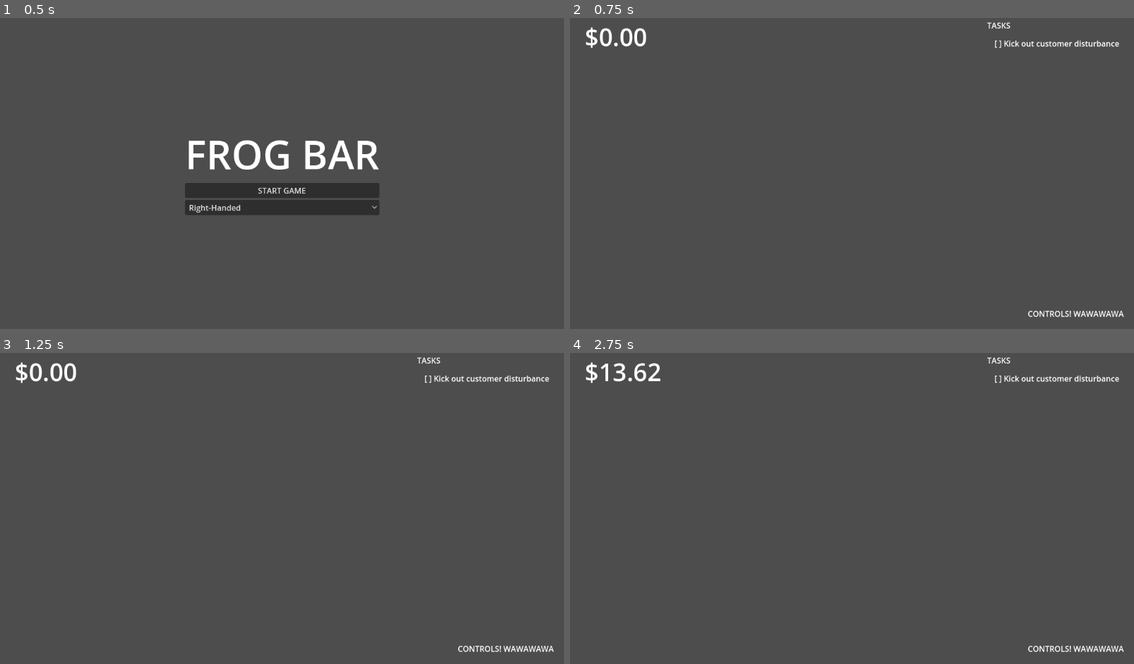
Above: before the commit, frames 1-4 (two rows, left to right).
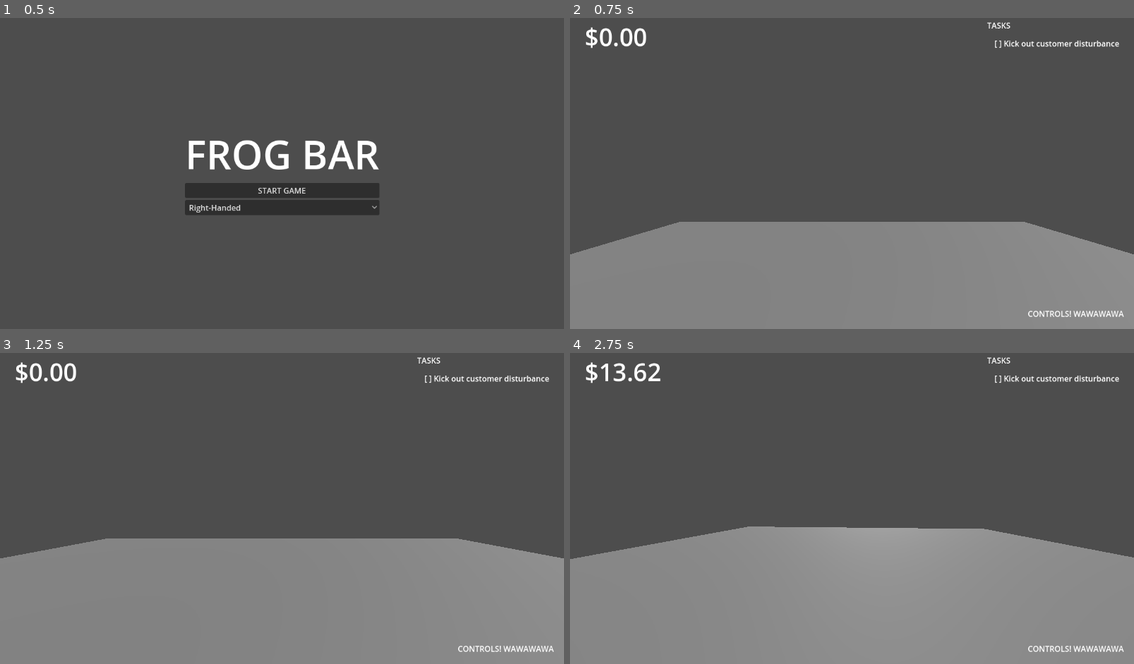
Above: after the commit, the same moments.

Repository: csweet22/FrogBar
Game: Godot game, scene res://Menus/main_menu.tscn
Same seed, same stepped clock (60 frames per second), same inputs: the game is played once before the commit and once after it.
Inputs:
- Up to frame 1 (0.5 s): no input
- Up to frame 2 (0.75 s): click "START GAME" at 0.5 s
- Up to frame 3 (1.25 s): no input
- Up to frame 4 (2.75 s): tap Enter (ui_accept) at 1.25, 1.52, 1.55, 1.82, 2.1, 2.27, 2.57 s; hold Right (ui_right) 1.28-2.03 s; hold Space (interact, bound only after the commit) 1.28-2.03 s; hold Down (ui_down) from 2.03 s (still down); tap Space (interact, bound only after the commit) at 2.3 s

Frame 1 is identical in both runs. In frame 2, 32% of the frame differs, in the area x 0-100%, y 65-100%; in frame 3, 39%; in frame 4, 41%, in the area x 0-100%, y 55-100%.

Commit message:
Better, but push could be more clear logic

Diff:
--- a/Entities/player.gd
+++ b/Entities/player.gd
@@ -6,24 +6,32 @@
 
 var tray_contents: Array[Drinks.DrinkType] = []
 
+@export var rotation_speed = 2.0
 
+var can_push: bool = true
+
+func _input(event):
+	if event.is_action_pressed("interact"):
+		interact()
+
+func _process(delta: float) -> void:
+
+	if Input.is_action_pressed("tray_left") and Input.is_action_pressed("tray_right") and can_push:
+		push()
+
+	if Input.is_action_just_released("tray_left") || Input.is_action_just_released("tray_right"):
+		can_push = true
 
 func _physics_process(delta: float) -> void:
 	# Add the gravity.
 	if not is_on_floor():
 		velocity += get_gravity() * delta
 
-	# Handle jump.
-	if Input.is_action_just_pressed("ui_accept") and is_on_floor():
-		velocity.y = JUMP_VELOCITY
-	# Handle jump.
 	if Input.is_action_just_pressed("ui_accept"):
 		GameManager.add_score(5.00)
 
-	# Get the input direction and handle the movement/deceleration.
-	# As good practice, you should replace UI actions with custom gameplay actions.
-	var input_dir := Input.get_vector("ui_left", "ui_right", "ui_up", "ui_down")
-	var direction := (transform.basis * Vector3(input_dir.x, 0, input_dir.y)).normalized()
+	var input_dir := Input.get_vector("move_left", "move_right", "move_up", "move_down")
+	var direction := (transform.basis * Vector3(0, 0, input_dir.y)).normalized()
 	if direction:
 		velocity.x = direction.x * SPEED
 		velocity.z = direction.z * SPEED
@@ -31,12 +39,18 @@
 		velocity.x = move_toward(velocity.x, 0, SPEED)
 		velocity.z = move_toward(velocity.z, 0, SPEED)
 
+	rotate_y( -input_dir.x * rotation_speed * delta )
+
 	move_and_slide()
 
-func on_push():
+func push():
 	# Check what frogs are in front in area2D, call their on_pushed()
+	print("Push!")
+	can_push = false
+
 	pass
 
-func on_interact():
+func interact():
 	# What am I interacting with?
+	print("Interact!")
 	pass
--- a/Entities/player.tscn
+++ b/Entities/player.tscn
@@ -1,6 +1,18 @@
-[gd_scene load_steps=2 format=3 uid="uid://bbbpykewcb80w"]
+[gd_scene load_steps=4 format=3 uid="uid://bbbpykewcb80w"]
 
 [ext_resource type="Script" path="res://Entities/player.gd" id="1_wgqbe"]
 
+[sub_resource type="CapsuleMesh" id="CapsuleMesh_nyny6"]
+
+[sub_resource type="CapsuleShape3D" id="CapsuleShape3D_0uwby"]
+
 [node name="Player" type="CharacterBody3D"]
 script = ExtResource("1_wgqbe")
+
+[node name="MeshInstance3D" type="MeshInstance3D" parent="."]
+transform = Transform3D(1, 0, 0, 0, 1, 0, 0, 0, 1, 0, 1, 0)
+mesh = SubResource("CapsuleMesh_nyny6")
+
+[node name="CollisionShape3D" type="CollisionShape3D" parent="."]
+transform = Transform3D(1, 0, 0, 0, 1, 0, 0, 0, 1, 0, 1, 0)
+shape = SubResource("CapsuleShape3D_0uwby")
--- a/main_level.tscn
+++ b/main_level.tscn
@@ -1,10 +1,26 @@
-[gd_scene load_steps=3 format=3 uid="uid://cv2oe30rc31yb"]
+[gd_scene load_steps=4 format=3 uid="uid://cv2oe30rc31yb"]
 
 [ext_resource type="PackedScene" uid="uid://bbbpykewcb80w" path="res://Entities/player.tscn" id="1_0yw4s"]
 [ext_resource type="PackedScene" uid="uid://dt1algih62327" path="res://Menus/hud_menu.tscn" id="2_68xt6"]
 
+[sub_resource type="Environment" id="Environment_nvwhm"]
+
 [node name="MainLevel" type="Node3D"]
 
 [node name="Player" parent="." instance=ExtResource("1_0yw4s")]
+transform = Transform3D(1, 0, 0, 0, 1, 0, 0, 0, 1, 0, 1, 0)
+
+[node name="Camera3D" type="Camera3D" parent="Player"]
+transform = Transform3D(1, 0, 0, 0, 1, 0, 0, 0, 1, 0, 1.50039, -0.679247)
+environment = SubResource("Environment_nvwhm")
+fov = 90.0
 
 [node name="HudMenu" parent="." instance=ExtResource("2_68xt6")]
+
+[node name="CSGBox3D" type="CSGBox3D" parent="."]
+transform = Transform3D(1, 0, 0, 0, 1, 0, 0, 0, 1, 0, -0.5, 0)
+use_collision = true
+size = Vector3(16, 1, 16)
+
+[node name="DirectionalLight3D" type="DirectionalLight3D" parent="."]
+transform = Transform3D(-0.670564, 0.252909, 0.69741, 0.61303, -0.34051, 0.712915, 0.417778, 0.905588, 0.0732933, 3.47841, 2.61886, 0)
--- a/project.godot
+++ b/project.godot
@@ -19,3 +19,68 @@
 
 GameManager="*res://game_manager.tscn"
 Drinks="*res://drinks.gd"
+
+[input]
+
+move_left={
+"deadzone": 0.5,
+"events": [Object(InputEventKey,"resource_local_to_scene":false,"resource_name":"","device":-1,"window_id":0,"alt_pressed":false,"shift_pressed":false,"ctrl_pressed":false,"meta_pressed":false,"pressed":false,"keycode":0,"physical_keycode":65,"key_label":0,"unicode":97,"location":0,"echo":false,"script":null)
+, Object(InputEventKey,"resource_local_to_scene":false,"resource_name":"","device":-1,"window_id":0,"alt_pressed":false,"shift_pressed":false,"ctrl_pressed":false,"meta_pressed":false,"pressed":false,"keycode":0,"physical_keycode":4194319,"key_label":0,"unicode":0,"location":0,"echo":false,"script":null)
+, Object(InputEventJoypadButton,"resource_local_to_scene":false,"resource_name":"","device":-1,"button_index":13,"pressure":0.0,"pressed":true,"script":null)
+, Object(InputEventJoypadMotion,"resource_local_to_scene":false,"resource_name":"","device":-1,"axis":0,"axis_value":-1.0,"script":null)
+, Object(InputEventJoypadMotion,"resource_local_to_scene":false,"resource_name":"","device":-1,"axis":2,"axis_value":-1.0,"script":null)
+]
+}
+move_right={
+"deadzone": 0.5,
+"events": [Object(InputEventKey,"resource_local_to_scene":false,"resource_name":"","device":-1,"window_id":0,"alt_pressed":false,"shift_pressed":false,"ctrl_pressed":false,"meta_pressed":false,"pressed":false,"keycode":0,"physical_keycode":68,"key_label":0,"unicode":100,"location":0,"echo":false,"script":null)
+, Object(InputEventKey,"resource_local_to_scene":false,"resource_name":"","device":-1,"window_id":0,"alt_pressed":false,"shift_pressed":false,"ctrl_pressed":false,"meta_pressed":false,"pressed":false,"keycode":0,"physical_keycode":4194321,"key_label":0,"unicode":0,"location":0,"echo":false,"script":null)
+, Object(InputEventJoypadButton,"resource_local_to_scene":false,"resource_name":"","device":-1,"button_index":14,"pressure":0.0,"pressed":true,"script":null)
+, Object(InputEventJoypadMotion,"resource_local_to_scene":false,"resource_name":"","device":-1,"axis":0,"axis_value":1.0,"script":null)
+, Object(InputEventJoypadMotion,"resource_local_to_scene":false,"resource_name":"","device":-1,"axis":2,"axis_value":1.0,"script":null)
+]
+}
+move_up={
+"deadzone": 0.5,
+"events": [Object(InputEventKey,"resource_local_to_scene":false,"resource_name":"","device":-1,"window_id":0,"alt_pressed":false,"shift_pressed":false,"ctrl_pressed":false,"meta_pressed":false,"pressed":false,"keycode":0,"physical_keycode":87,"key_label":0,"unicode":119,"location":0,"echo":false,"script":null)
+, Object(InputEventKey,"resource_local_to_scene":false,"resource_name":"","device":-1,"window_id":0,"alt_pressed":false,"shift_pressed":false,"ctrl_pressed":false,"meta_pressed":false,"pressed":false,"keycode":0,"physical_keycode":4194320,"key_label":0,"unicode":0,"location":0,"echo":false,"script":null)
+, Object(InputEventJoypadButton,"resource_local_to_scene":false,"resource_name":"","device":-1,"button_index":11,"pressure":0.0,"pressed":true,"script":null)
+, Object(InputEventJoypadMotion,"resource_local_to_scene":false,"resource_name":"","device":-1,"axis":1,"axis_value":-1.0,"script":null)
+, Object(InputEventJoypadMotion,"resource_local_to_scene":false,"resource_name":"","device":-1,"axis":3,"axis_value":-1.0,"script":null)
+]
+}
+move_down={
+"deadzone": 0.5,
+"events": [Object(InputEventKey,"resource_local_to_scene":false,"resource_name":"","device":-1,"window_id":0,"alt_pressed":false,"shift_pressed":false,"ctrl_pressed":false,"meta_pressed":false,"pressed":false,"keycode":0,"physical_keycode":83,"key_label":0,"unicode":115,"location":0,"echo":false,"script":null)
+, Object(InputEventKey,"resource_local_to_scene":false,"resource_name":"","device":-1,"window_id":0,"alt_pressed":false,"shift_pressed":false,"ctrl_pressed":false,"meta_pressed":false,"pressed":false,"keycode":0,"physical_keycode":4194322,"key_label":0,"unicode":0,"location":0,"echo":false,"script":null)
+, Object(InputEventJoypadButton,"resource_local_to_scene":false,"resource_name":"","device":-1,"button_index":12,"pressure":0.0,"pressed":true,"script":null)
+, Object(InputEventJoypadMotion,"resource_local_to_scene":false,"resource_name":"","device":-1,"axis":1,"axis_value":1.0,"script":null)
+, Object(InputEventJoypadMotion,"resource_local_to_scene":false,"resource_name":"","device":-1,"axis":3,"axis_value":1.0,"script":null)
+]
+}
+tray_left={
+"deadzone": 0.5,
+"events": [Object(InputEventKey,"resource_local_to_scene":false,"resource_name":"","device":-1,"window_id":0,"alt_pressed":false,"shift_pressed":false,"ctrl_pressed":false,"meta_pressed":false,"pressed":false,"keycode":0,"physical_keycode":90,"key_label":0,"unicode":122,"location":0,"echo":false,"script":null)
+, Object(InputEventKey,"resource_local_to_scene":false,"resource_name":"","device":-1,"window_id":0,"alt_pressed":false,"shift_pressed":false,"ctrl_pressed":false,"meta_pressed":false,"pressed":false,"keycode":0,"physical_keycode":74,"key_label":0,"unicode":106,"location":0,"echo":false,"script":null)
+]
+}
+tray_right={
+"deadzone": 0.5,
+"events": [Object(InputEventKey,"resource_local_to_scene":false,"resource_name":"","device":-1,"window_id":0,"alt_pressed":false,"shift_pressed":false,"ctrl_pressed":false,"meta_pressed":false,"pressed":false,"keycode":0,"physical_keycode":88,"key_label":0,"unicode":120,"location":0,"echo":false,"script":null)
+, Object(InputEventKey,"resource_local_to_scene":false,"resource_name":"","device":-1,"window_id":0,"alt_pressed":false,"shift_pressed":false,"ctrl_pressed":false,"meta_pressed":false,"pressed":false,"keycode":0,"physical_keycode":75,"key_label":0,"unicode":107,"location":0,"echo":false,"script":null)
+]
+}
+interact={
+"deadzone": 0.5,
+"events": [Object(InputEventJoypadButton,"resource_local_to_scene":false,"resource_name":"","device":-1,"button_index":9,"pressure":0.0,"pressed":true,"script":null)
+, Object(InputEventJoypadMotion,"resource_local_to_scene":false,"resource_name":"","device":-1,"axis":4,"axis_value":1.0,"script":null)
+, Object(InputEventJoypadButton,"resource_local_to_scene":false,"resource_name":"","device":-1,"button_index":10,"pressure":0.0,"pressed":true,"script":null)
+, Object(InputEventJoypadMotion,"resource_local_to_scene":false,"resource_name":"","device":-1,"axis":5,"axis_value":1.0,"script":null)
+, Object(InputEventJoypadButton,"resource_local_to_scene":false,"resource_name":"","device":-1,"button_index":0,"pressure":0.0,"pressed":true,"script":null)
+, Object(InputEventJoypadButton,"resource_local_to_scene":false,"resource_name":"","device":-1,"button_index":2,"pressure":0.0,"pressed":true,"script":null)
+, Object(InputEventJoypadButton,"resource_local_to_scene":false,"resource_name":"","device":-1,"button_index":1,"pressure":0.0,"pressed":true,"script":null)
+, Object(InputEventJoypadButton,"resource_local_to_scene":false,"resource_name":"","device":-1,"button_index":3,"pressure":0.0,"pressed":true,"script":null)
+, Object(InputEventKey,"resource_local_to_scene":false,"resource_name":"","device":-1,"window_id":0,"alt_pressed":false,"shift_pressed":false,"ctrl_pressed":false,"meta_pressed":false,"pressed":false,"keycode":0,"physical_keycode":32,"key_label":0,"unicode":32,"location":0,"echo":false,"script":null)
+, Object(InputEventKey,"resource_local_to_scene":false,"resource_name":"","device":-1,"window_id":0,"alt_pressed":false,"shift_pressed":false,"ctrl_pressed":false,"meta_pressed":false,"pressed":false,"keycode":0,"physical_keycode":70,"key_label":0,"unicode":102,"location":0,"echo":false,"script":null)
+]
+}
